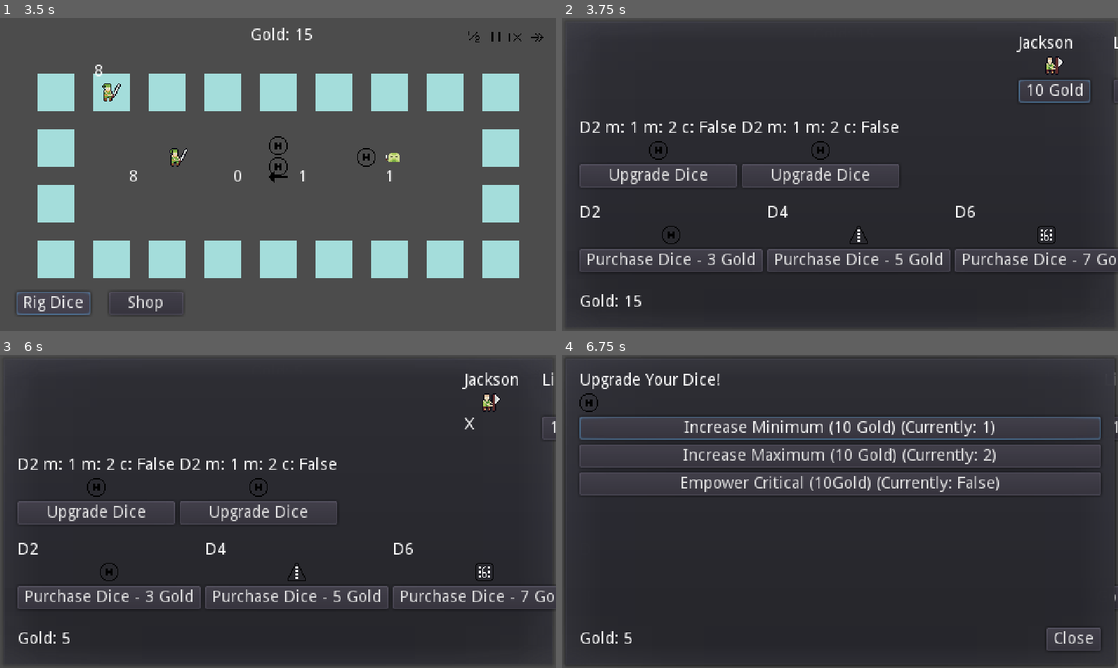
Above: before the commit, frames 1-4 (two rows, left to right).
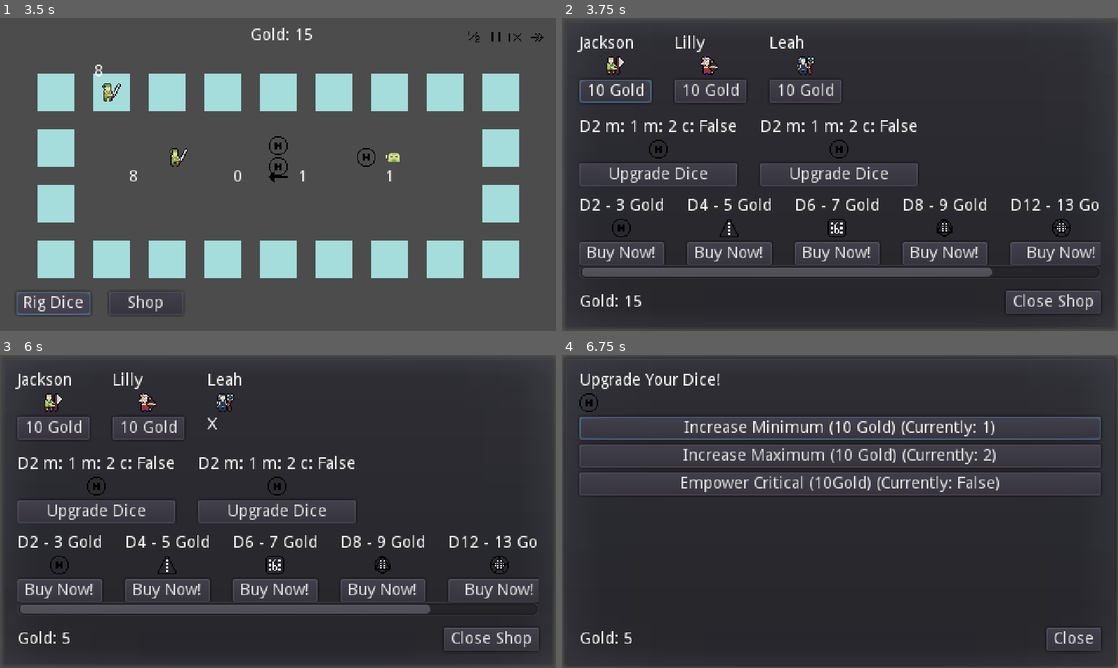
Above: after the commit, the same moments.

Repository: LaffertyDev/gmtk_2022_dice_heroes
Game: Godot game, scene res://game/game.tscn
Two runs of this game, one before a commit and one after it. Both use one fixed random seed, a clock stepped at 60 frames per second and the inputs below.
Inputs (mouse positions are in pixels of both pictures, inside the frame that each line leads up to):
- Up to frame 1 (3.5 s): click "Start" at 0.5 s; click (511, 36) at 1.25 s; click (511, 36) at 2 s; click "Rig Dice" at 2.75 s
- Up to frame 2 (3.75 s): click "Shop" at 3.5 s
- Up to frame 3 (6 s): click (472, 373) at 4.25 s; click (533, 373) at 5 s; click "10 Gold" at 5.75 s
- Up to frame 4 (6.75 s): click "Upgrade Dice" at 6.5 s

Frame 1 is identical in both runs. In frame 2, 13% of the frame differs, in the area x 2-100%, y 5-95%; in frame 3, 13%; in frame 4, less than 0.1%.

Commit message:
preemptive bugfix for raising minimum beyond max

Diff:
--- a/game/character_shop/character_shop.gd
+++ b/game/character_shop/character_shop.gd
@@ -75,7 +75,7 @@
 
 		var vbox_container = VBoxContainer.new()
 		var dice_label = Label.new()
-		dice_label.text = dice_to_purchase.dice_type
+		dice_label.text = dice_to_purchase.dice_type + " - " + str(dice_to_purchase.cost) + " Gold"
 		var sprite_center_container = CenterContainer.new()
 		var dice_sprite = TextureRect.new()
 		dice_sprite.texture = dice_sprite_res
@@ -85,7 +85,7 @@
 		vbox_container.add_child(sprite_center_container)
 		var dice_upgrade_button = Button.new()
 		dice_upgrade_button.connect("pressed", self, "_on_purchase_dice_button_pressed", [dice_to_purchase, vbox_container])
-		dice_upgrade_button.text = "Purchase Dice - " + str(dice_to_purchase.cost) + " Gold"
+		dice_upgrade_button.text = "Buy Now!"
 		vbox_container.add_child(dice_upgrade_button)
 
 		purchase_dice_container.add_child(vbox_container)
@@ -141,10 +141,10 @@
 	return $MarginContainer/vbox_menu/hbox_char_container
 
 func _get_upgrade_dice_ui_container():
-	return $MarginContainer/vbox_menu/hbox_upgrade_dice_container
+	return $MarginContainer/vbox_menu/scroll_dice_upgrade/hbox_upgrade_dice_container
 
 func _get_purchase_dice_ui_container():
-	return $MarginContainer/vbox_menu/hbox_buy_dice_container
+	return $MarginContainer/vbox_menu/scroll_dice_buy/hbox_buy_dice_container
 
 func _set_available_gold(amount):
 	_get_gold_label_node().text = "Gold: " + str(amount)
--- a/game/character_shop/character_shop.tscn
+++ b/game/character_shop/character_shop.tscn
@@ -4,6 +4,7 @@
 [ext_resource path="res://game/assets/dice/dice_d6.png" type="Texture" id=3]
 
 [node name="character_shop" type="PopupDialog"]
+visible = true
 anchor_right = 1.0
 anchor_bottom = 1.0
 script = ExtResource( 1 )
@@ -21,20 +22,19 @@
 [node name="vbox_menu" type="VBoxContainer" parent="MarginContainer"]
 margin_right = 450.0
 margin_bottom = 240.0
+custom_constants/separation = 10
 alignment = 1
 
 [node name="hbox_char_container" type="HBoxContainer" parent="MarginContainer/vbox_menu"]
 margin_right = 450.0
-margin_bottom = 69.0
+margin_bottom = 82.0
 size_flags_horizontal = 3
 size_flags_vertical = 3
 custom_constants/separation = 20
-alignment = 1
 
 [node name="VBoxContainer" type="VBoxContainer" parent="MarginContainer/vbox_menu/hbox_char_container"]
-margin_left = 197.0
-margin_right = 253.0
-margin_bottom = 69.0
+margin_right = 56.0
+margin_bottom = 82.0
 
 [node name="Label" type="Label" parent="MarginContainer/vbox_menu/hbox_char_container/VBoxContainer"]
 margin_right = 56.0
@@ -44,71 +44,83 @@
 [node name="CenterContainer" type="CenterContainer" parent="MarginContainer/vbox_menu/hbox_char_container/VBoxContainer"]
 margin_top = 18.0
 margin_right = 56.0
-margin_bottom = 34.0
+margin_bottom = 18.0
 
 [node name="Sprite2" type="TextureRect" parent="MarginContainer/vbox_menu/hbox_char_container/VBoxContainer/CenterContainer"]
-margin_left = 20.0
-margin_right = 36.0
-margin_bottom = 16.0
+margin_left = 28.0
+margin_right = 28.0
 
 [node name="Button" type="Button" parent="MarginContainer/vbox_menu/hbox_char_container/VBoxContainer"]
-margin_top = 38.0
+margin_top = 22.0
 margin_right = 56.0
-margin_bottom = 58.0
+margin_bottom = 42.0
 text = "Buy!"
 
-[node name="hbox_upgrade_dice_container" type="HBoxContainer" parent="MarginContainer/vbox_menu"]
-margin_top = 73.0
+[node name="scroll_dice_upgrade" type="ScrollContainer" parent="MarginContainer/vbox_menu"]
+margin_top = 92.0
 margin_right = 450.0
-margin_bottom = 142.0
+margin_bottom = 150.0
+scroll_vertical_enabled = false
+
+[node name="hbox_upgrade_dice_container" type="HBoxContainer" parent="MarginContainer/vbox_menu/scroll_dice_upgrade"]
+margin_right = 98.0
+margin_bottom = 58.0
 size_flags_vertical = 3
+custom_constants/separation = 20
 
-[node name="VBoxContainer" type="VBoxContainer" parent="MarginContainer/vbox_menu/hbox_upgrade_dice_container"]
+[node name="VBoxContainer" type="VBoxContainer" parent="MarginContainer/vbox_menu/scroll_dice_upgrade/hbox_upgrade_dice_container"]
 margin_right = 98.0
-margin_bottom = 69.0
+margin_bottom = 58.0
 
-[node name="Label" type="Label" parent="MarginContainer/vbox_menu/hbox_upgrade_dice_container/VBoxContainer"]
+[node name="Label" type="Label" parent="MarginContainer/vbox_menu/scroll_dice_upgrade/hbox_upgrade_dice_container/VBoxContainer"]
 margin_right = 98.0
 margin_bottom = 14.0
 text = "1D6"
 
-[node name="TextureRect" type="TextureRect" parent="MarginContainer/vbox_menu/hbox_upgrade_dice_container/VBoxContainer"]
+[node name="TextureRect" type="TextureRect" parent="MarginContainer/vbox_menu/scroll_dice_upgrade/hbox_upgrade_dice_container/VBoxContainer"]
 margin_top = 18.0
 margin_right = 98.0
 margin_bottom = 34.0
 texture = ExtResource( 3 )
 
-[node name="Button" type="Button" parent="MarginContainer/vbox_menu/hbox_upgrade_dice_container/VBoxContainer"]
+[node name="Button" type="Button" parent="MarginContainer/vbox_menu/scroll_dice_upgrade/hbox_upgrade_dice_container/VBoxContainer"]
 margin_top = 38.0
 margin_right = 98.0
 margin_bottom = 58.0
 text = "Upgrade Dice"
 
-[node name="hbox_buy_dice_container" type="HBoxContainer" parent="MarginContainer/vbox_menu"]
-margin_top = 146.0
+[node name="scroll_dice_buy" type="ScrollContainer" parent="MarginContainer/vbox_menu"]
+margin_top = 160.0
 margin_right = 450.0
-margin_bottom = 216.0
+margin_bottom = 210.0
+scroll_vertical_enabled = false
+
+[node name="hbox_buy_dice_container" type="HBoxContainer" parent="MarginContainer/vbox_menu/scroll_dice_buy"]
+margin_right = 103.0
+margin_bottom = 50.0
 size_flags_vertical = 3
+custom_constants/separation = 20
 
-[node name="VBoxContainer" type="VBoxContainer" parent="MarginContainer/vbox_menu/hbox_buy_dice_container"]
+[node name="VBoxContainer" type="VBoxContainer" parent="MarginContainer/vbox_menu/scroll_dice_buy/hbox_buy_dice_container"]
 margin_right = 103.0
-margin_bottom = 70.0
+margin_bottom = 50.0
+custom_constants/separation = 0
 
-[node name="Label" type="Label" parent="MarginContainer/vbox_menu/hbox_buy_dice_container/VBoxContainer"]
+[node name="Label" type="Label" parent="MarginContainer/vbox_menu/scroll_dice_buy/hbox_buy_dice_container/VBoxContainer"]
 margin_right = 103.0
 margin_bottom = 14.0
 text = "1D6"
 
-[node name="TextureRect" type="TextureRect" parent="MarginContainer/vbox_menu/hbox_buy_dice_container/VBoxContainer"]
-margin_top = 18.0
+[node name="TextureRect" type="TextureRect" parent="MarginContainer/vbox_menu/scroll_dice_buy/hbox_buy_dice_container/VBoxContainer"]
+margin_top = 14.0
 margin_right = 103.0
-margin_bottom = 34.0
+margin_bottom = 30.0
 texture = ExtResource( 3 )
 
-[node name="Button" type="Button" parent="MarginContainer/vbox_menu/hbox_buy_dice_container/VBoxContainer"]
-margin_top = 38.0
+[node name="Button" type="Button" parent="MarginContainer/vbox_menu/scroll_dice_buy/hbox_buy_dice_container/VBoxContainer"]
+margin_top = 30.0
 margin_right = 103.0
-margin_bottom = 58.0
+margin_bottom = 50.0
 text = "Purchase Dice"
 
 [node name="HBoxContainer" type="HSplitContainer" parent="MarginContainer/vbox_menu"]
--- a/game/dice_shop/dice_shop.gd
+++ b/game/dice_shop/dice_shop.gd
@@ -26,7 +26,7 @@
 	popup_centered_ratio(1.0)
 
 func _on_button_raise_minimum_pressed():
-	if (get_available_gold() > raise_minimum_cost):
+	if (get_available_gold() > raise_minimum_cost && dice_being_upgraded.minimum < dice_being_upgraded.maximum):
 		dice_being_upgraded.raise_minimum()
 		emit_signal("upgraded_dice", dice_being_upgraded, raise_minimum_cost)
 		_on_about_to_show()
@@ -38,7 +38,7 @@
 		_on_about_to_show()
 
 func _on_button_give_critical_pressed():
-	if (get_available_gold() > empower_critical_cost):
+	if (get_available_gold() > empower_critical_cost && !dice_being_upgraded.can_crit):
 		dice_being_upgraded.give_critical()
 		emit_signal("upgraded_dice", dice_being_upgraded, empower_critical_cost)
 		_on_about_to_show()
--- a/game/dice_shop/dice_shop.tscn
+++ b/game/dice_shop/dice_shop.tscn
@@ -4,6 +4,7 @@
 [ext_resource path="res://game/assets/dice/dice_d6.png" type="Texture" id=2]
 
 [node name="dice_shop" type="PopupDialog"]
+visible = true
 anchor_right = 1.0
 anchor_bottom = 1.0
 script = ExtResource( 1 )
